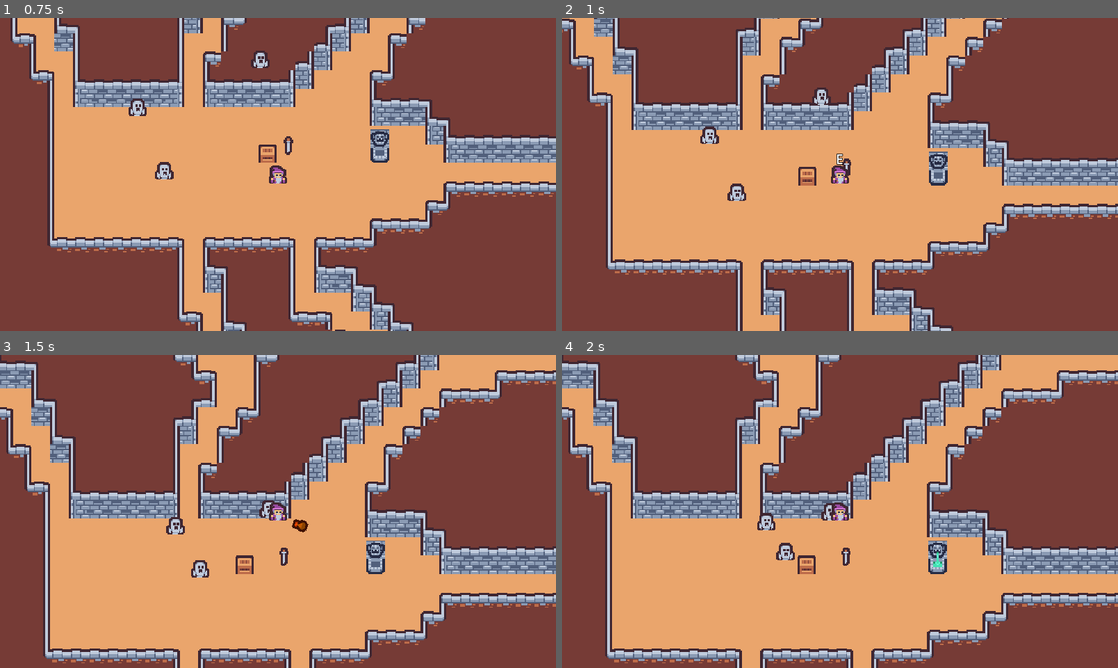
Above: before the commit, frames 1-4 (two rows, left to right).
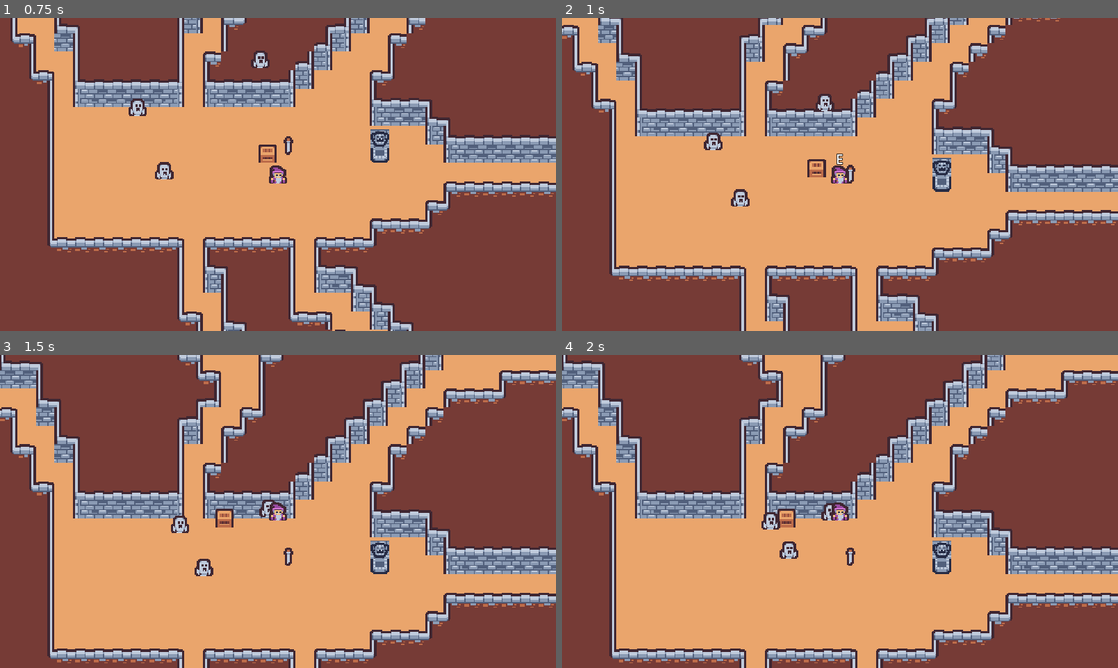
Above: after the commit, the same moments.

Repository: UltraMKF12/MB2-Tunnels-Escape
Game: Godot game, scene res://Objects/Rooms/main_world.tscn
Same seed, same stepped clock (60 frames per second), same inputs: the game is played once before the commit and once after it.
Inputs (mouse positions are in pixels of both pictures, inside the frame that each line leads up to):
- Up to frame 1 (0.75 s): move the mouse to (250, 237) at 0.52 s; hold W (up) from 0.53 s (still down); tap E (interact) at 0.6 s
- Up to frame 2 (1 s): keep holding W (up)
- Up to frame 3 (1.5 s): keep holding W (up); move the mouse to (444, 558) at 1.27 s; tap Space (shoot) at 1.35 s
- Up to frame 4 (2 s): keep holding W (up)

Frame 1 is identical in both runs. In frame 2, 22% of the frame differs, in the area x 0-100%, y 0-100%; in frame 3, 14%; in frame 4, 13%.

Commit message:
.

Diff:
--- a/Objects/Box/box.gd
+++ b/Objects/Box/box.gd
@@ -1,24 +1,2 @@
-extends StaticBody2D
-
-@onready var rightRayCast = $RightRayCast
-@onready var leftRayCast = $LeftRayCast
-@onready var upperRayCast = $UpperRayCast
-@onready var bottomRayCast = $BottomRayCast
-
-var push_distance: int = 16
-#enum States {LEFT,RIGHT,TOP,BOTTOM}
-
-func _ready():
-	pass # Replace with function body.
-
-
-# Called every frame. 'delta' is the elapsed time since the previous frame.
-func _process(delta):
-	if rightRayCast.is_colliding():
-		position.x -= push_distance
-	if leftRayCast.is_colliding():
-		position.x += push_distance
-	if upperRayCast.is_colliding():
-		position.y += push_distance
-	if bottomRayCast.is_colliding():
-		position.y -= push_distance
+extends RigidBody2D
+class_name Box
--- a/Objects/Box/box.tscn
+++ b/Objects/Box/box.tscn
@@ -6,9 +6,12 @@
 [sub_resource type="RectangleShape2D" id="RectangleShape2D_dy84q"]
 size = Vector2(16, 16)
 
-[node name="Box" type="StaticBody2D"]
+[node name="Box" type="RigidBody2D"]
 collision_layer = 32
-collision_mask = 8
+collision_mask = 43
+mass = 2.0
+gravity_scale = 0.0
+lock_rotation = true
 script = ExtResource("1_sap8c")
 
 [node name="Sprite2D" type="Sprite2D" parent="."]
@@ -19,19 +22,3 @@
 
 [node name="CollisionShape2D" type="CollisionShape2D" parent="."]
 shape = SubResource("RectangleShape2D_dy84q")
-
-[node name="RightRayCast" type="RayCast2D" parent="."]
-position = Vector2(9.53674e-07, 0)
-target_position = Vector2(9, 0)
-
-[node name="LeftRayCast" type="RayCast2D" parent="."]
-position = Vector2(9.53674e-07, 0)
-target_position = Vector2(-9, 0)
-
-[node name="UpperRayCast" type="RayCast2D" parent="."]
-position = Vector2(4.76837e-07, 0)
-target_position = Vector2(0, -9)
-
-[node name="BottomRayCast" type="RayCast2D" parent="."]
-position = Vector2(2.38419e-07, 0)
-target_position = Vector2(0, 9)
--- a/Objects/Enemy/ghost_enemy.gd
+++ b/Objects/Enemy/ghost_enemy.gd
@@ -1,5 +1,5 @@
 extends CharacterBody2D
-class_name ghostEnemy
+class_name GhostEnemy
 
 var pixel_per_second: int = 50
 
--- a/Objects/Player/player.gd
+++ b/Objects/Player/player.gd
@@ -1,4 +1,5 @@
 extends CharacterBody2D
+class_name Player
 
 var pixel_per_second: int = 100
 var direction: Vector2
@@ -21,7 +22,7 @@
 		activate_button()
 
 	if get_slide_collision_count() > 0:
-		player_die()
+		player_collision()
 
 func get_movement_direction():
 	direction = Input.get_vector("left", "right", "up", "down")
@@ -51,7 +52,9 @@
 func hide_key():
 	e_text.hide()
 
-func player_die():
-	var collision_hazard: Node2D = get_last_slide_collision().get_collider()
-	if collision_hazard is ghostEnemy:
+func player_collision():
+	var collision_object: Node2D = get_last_slide_collision().get_collider()
+	if collision_object is GhostEnemy:
 		queue_free()
+	elif collision_object is Box:
+		collision_object.linear_velocity = position.direction_to(collision_object.position) * 100
